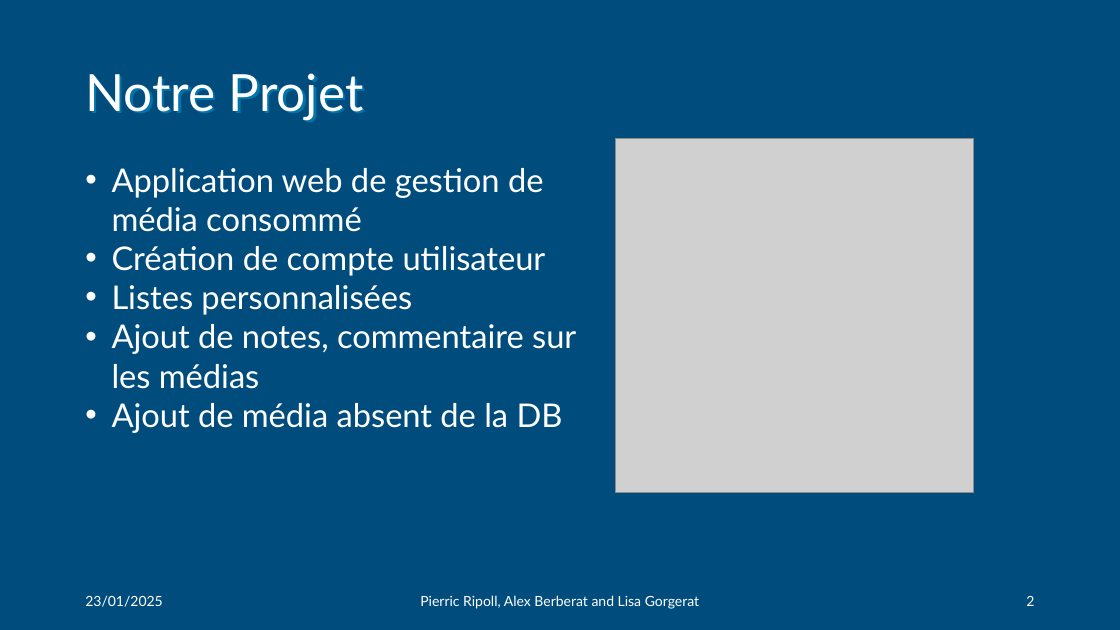
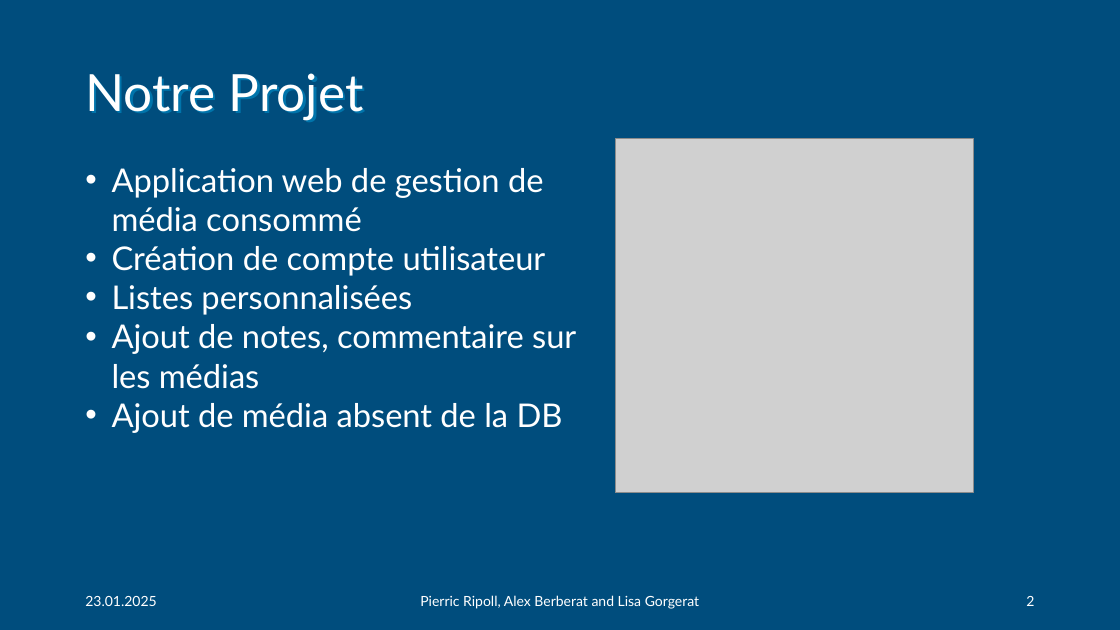
Before and after one commit to Nyaaw/ProjectBDR, a slide deck: slide 2 of docs/BDR-phases/rendu final/Presentation_Groupe9.pptx. Drawn at 1120x630 pixels with LibreOffice and Linux fonts; fonts in the diff are those of the drawing; grey boxes stand for pictures. Boxes give left, top, right and bottom in pixels: in the first picture for what was removed or moved away, otherwise in the second. Text is boxed around its words. In the diff, an @@ line names an element or a change of style, - is before the commit and + after.

```diff
--- a/docs/BDR-phases/rendu final/Presentation_Groupe9.pptx
+++ b/docs/BDR-phases/rendu final/Presentation_Groupe9.pptx
@@ text at (x1=85, y1=596, x2=156, y2=606): text changed @@
-23/01/2025
+23.01.2025
```
Also in this commit, not shown: 3 other slides changed, 2 other files.
